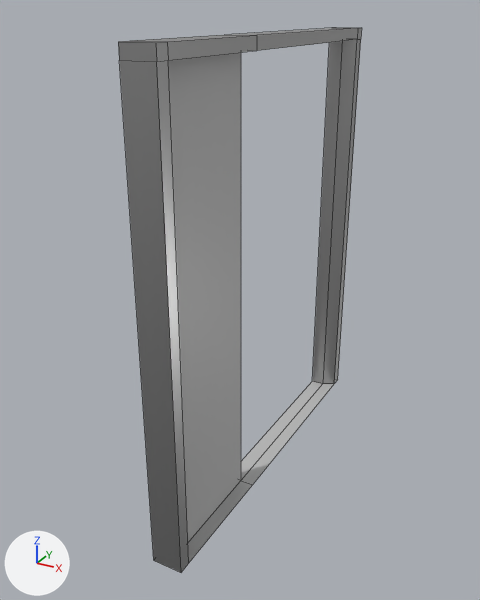
Renders of the FBX model Assets/Models/Door_Wall_Office.fbx from each side of a commit.
The view is the same before and after, from a camera (50 mm lens) standing at (1.11, -1.27, 1.09) and looking at (-0.29, 1.28, -0.18). Lighting does not change. The marker at lower left points along +X, +Y and +Z. Mesh edges are drawn as thin lines. Where no turn or scale is listed for an object, it has been applied to the vertices.

The scene before the commit, as lines of its bpy script (objects in view):
```python
me_mesh = bpy.data.meshes.new('Mesh')
me_mesh.from_pydata(...)  # 36 vertices, 32 faces; spans x -0.14..0.0, y 0.0..1.83, z 0.0..2.11
me_mesh.materials.append(mat_office_trimsheet)  # its picture is missing
ob_wall_door = bpy.data.objects.new('Wall_Door', me_mesh)
ob_wall_door.location = (-0.139, 0.481, -1.112)
```
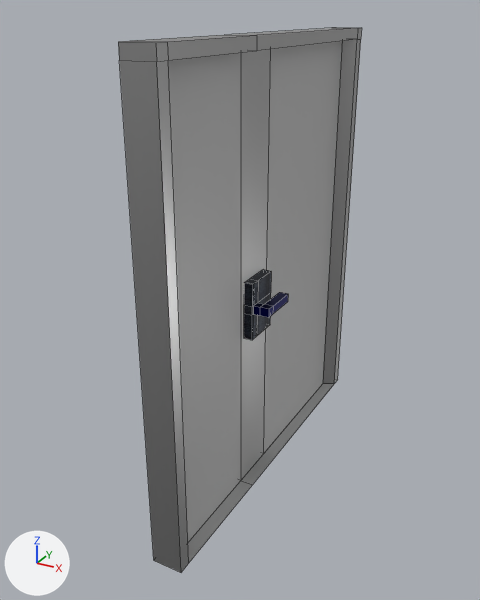
Patch to the scene script:
```diff
--- a/Assets/Models/Door_Wall_Office.fbx.py
+++ b/Assets/Models/Door_Wall_Office.fbx.py
@@ img_plane4tile_standardsurface1_albedotransparency_1001_png @@
+img_plane4tile_standardsurface1_albedotransparency_1001_png = load_image('plane4tile_standardSurface1_AlbedoTransparency.1001.png', '../Textures/Wheelchair_T/plane4tile_standardSurface1_AlbedoTransparency.1001.png', 2048, 2048, 'sRGB')
@@ img_plane4tile_standardsurface1_metallicsmoothness_1001_png @@
+img_plane4tile_standardsurface1_metallicsmoothness_1001_png = load_image('plane4tile_standardSurface1_MetallicSmoothness.1001.png', '../Textures/Textual_Atlas/plane4tile_standardSurface1_MetallicSmoothness.1001.png', 2048, 2048, 'Non-Color')
@@ mat_office_textureatlas @@
+mat_office_textureatlas = bpy.data.materials.new('Office_TextureAtlas')
+# uses the picture img_plane4tile_standardsurface1_albedotransparency_1001_png
+# uses the picture img_plane4tile_standardsurface1_metallicsmoothness_1001_png
@@ me_mesh_002 @@
+me_mesh_002.from_pydata(...)  # 40 vertices, 33 faces; spans x 0.0..0.121, y 0.0..0.213, z -0.139..0.139
+me_mesh_002.materials.append(mat_office_textureatlas)
@@ me_mesh_001 @@
+me_mesh_001.from_pydata(...)  # 12 vertices, 10 faces; spans x -0.14..-0.07, y 0.65..1.74, z 0.0..2.05
+me_mesh_001.materials.append(mat_office_trimsheet)  # its picture is missing
@@ ob_door_handle @@
+ob_door_handle = bpy.data.objects.new('Door_Handle', me_mesh_002)
+ob_door_handle.location = (-0.207, 1.163, -0.174)
@@ ob_door @@
+ob_door = bpy.data.objects.new('Door', me_mesh_001)
+ob_door.location = (-0.139, 0.481, -1.112)
```

Where the change shows, as pixel boxes [x1, y1, x2, y2] in the pictures (480 x 600 px):
'Door', added: after [241, 41, 342, 480]
'Door_Handle', added: after [244, 269, 288, 340]
